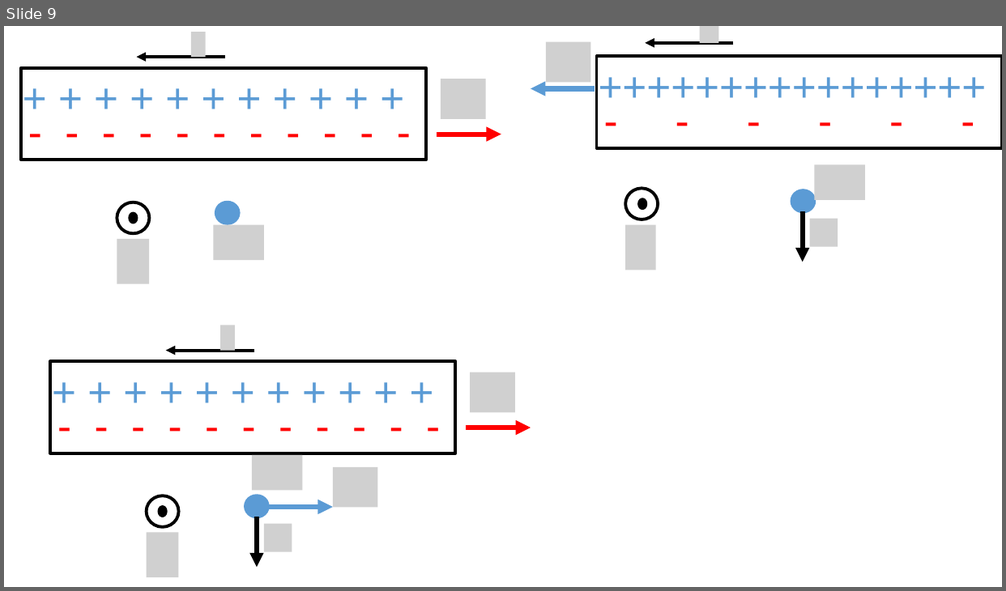
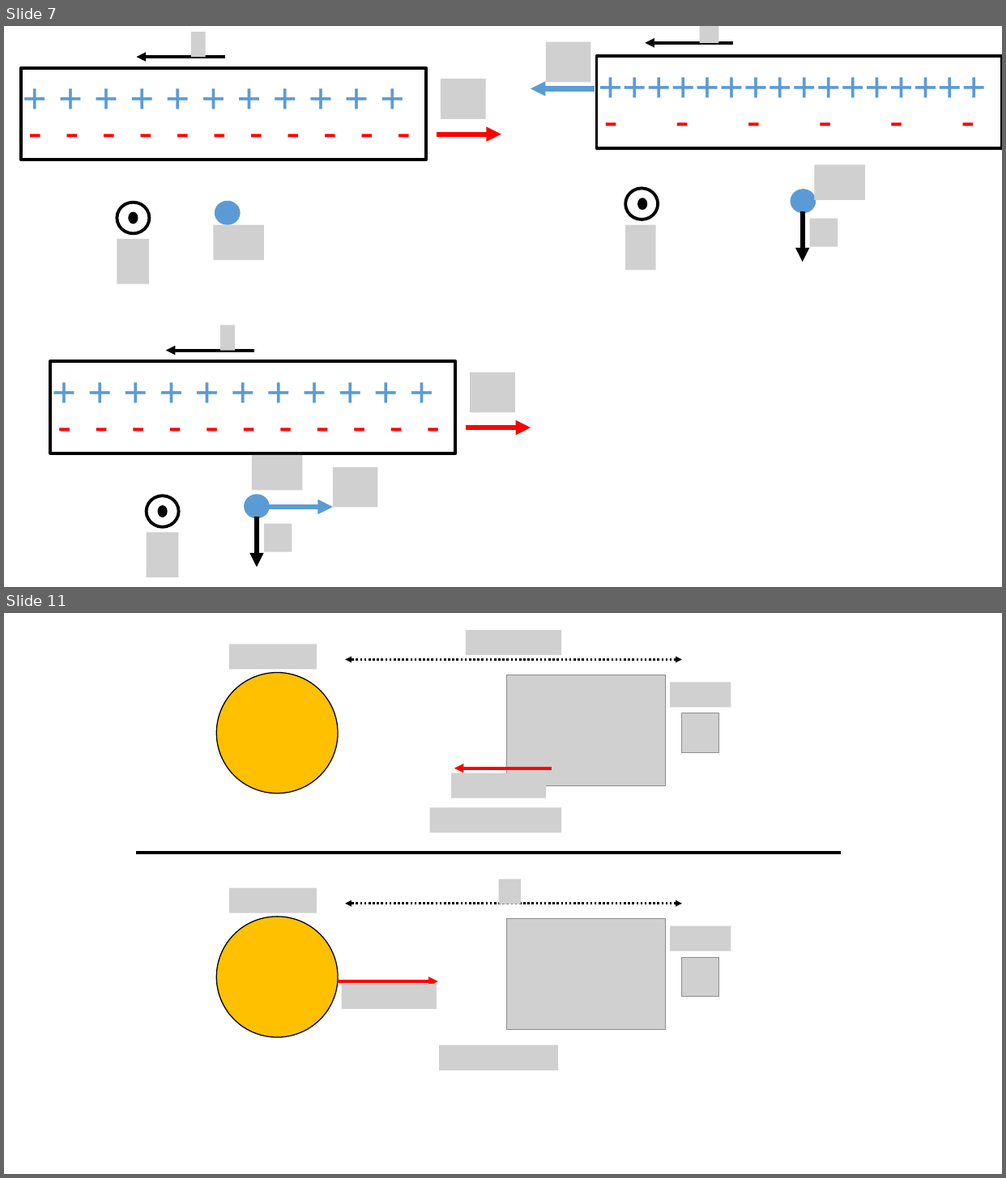
Before and after one commit to OSTP/PhysicsArtofModelling, a slide deck: tex/figures/SpecialRelativity/Figures.pptx. Shown one above the other, each under a label of ours: slide 9 before the commit, slides 7 and 11 after it; the slides between them are not shown. The pictures are 1006x591 and 1006x1178 pixels, drawn with LibreOffice and Linux fonts; fonts in the diff are those of the drawing; grey boxes stand for pictures. Boxes give left, top, right and bottom in pixels: in the first picture for what was removed or moved away, otherwise in the second. Text is boxed around its words. In the diff, an @@ line names an element or a change of style, - is before the commit and + after.

```diff
--- a/tex/figures/SpecialRelativity/Figures.pptx
+++ b/tex/figures/SpecialRelativity/Figures.pptx
@@ slide 11 added at (4,613,1002,1174), background #FFFFFF @@
@@ picture added at (466,630,562,656) @@
@@ picture added at (229,644,317,669) @@
@@ double arrow added from (682, 659) to (345, 659), #000000 2 pt dashed @@
@@ ellipse added at (216,673,338,794), fill #FFC000, outline #000000 1 pt @@
@@ picture added at (506,675,666,786) @@
@@ picture added at (671,682,731,707) @@
@@ picture added at (682,713,720,752) @@
@@ picture added at (451,773,546,798) @@
@@ arrow added from (552, 769) to (454, 769), #FF0000 3 pt @@
@@ picture added at (430,807,562,833) @@
@@ line added from (137, 854) to (841, 854), #000000 3 pt @@
@@ picture added at (499,879,522,905) @@
@@ picture added at (229,888,317,914) @@
@@ double arrow added from (682, 904) to (345, 904), #000000 2 pt dashed @@
@@ ellipse added at (216,917,338,1037), fill #FFC000, outline #000000 1 pt @@
@@ picture added at (506,919,666,1030) @@
@@ picture added at (671,926,731,952) @@
@@ picture added at (682,957,720,996) @@
@@ arrow added from (338, 982) to (438, 982), #FF0000 3 pt @@
@@ picture added at (342,984,437,1010) @@
@@ picture added at (439,1046,558,1071) @@
@@ what was slide 9 is now slide 7 @@
```
Also in this commit, not shown: 1 slide changed, 3 other slides added, 2 slides removed, 6 other files.
